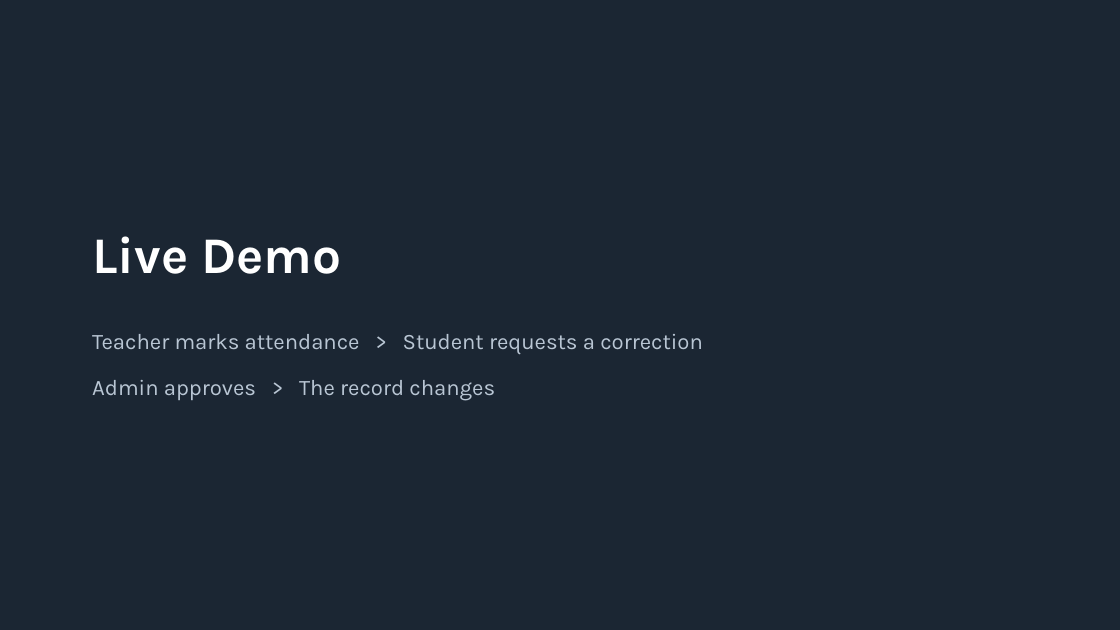
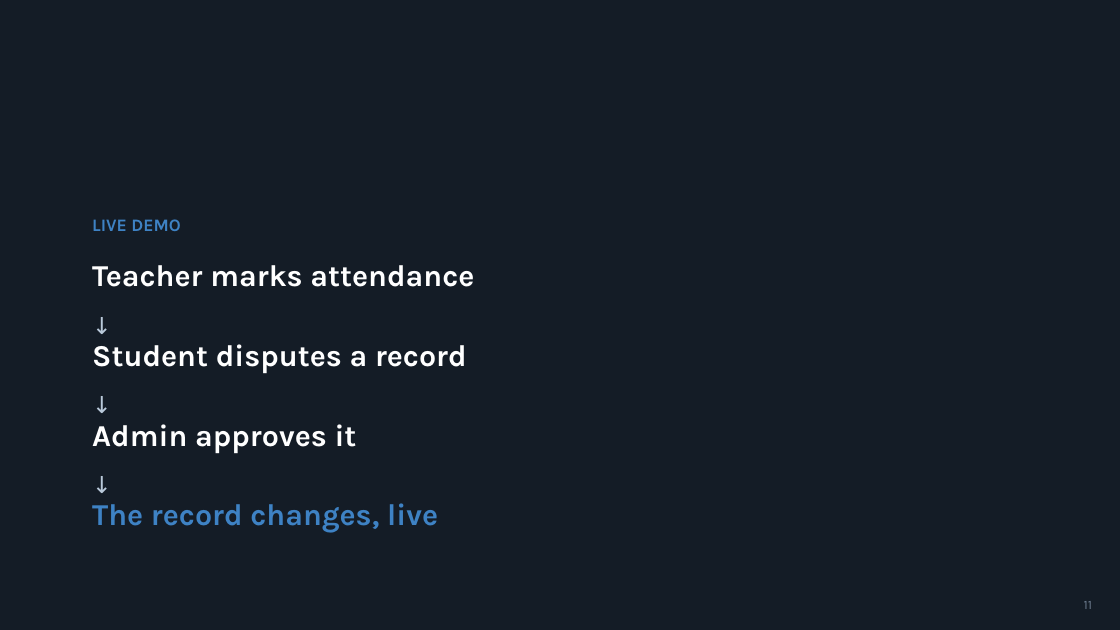
Before and after one commit to suleymantofik0-byte/attendance-system, a slide deck: slide 11 of Attendance-System-Presentation.pptx (slide 8 before the commit). Drawn at 1120x630 pixels with LibreOffice and Linux fonts; fonts in the diff are those of the drawing. Boxes give left, top, right and bottom in pixels: in the first picture for what was removed or moved away, otherwise in the second. Text is boxed around its words. In the diff, an @@ line names an element or a change of style, - is before the commit and + after.

```diff
--- a/Attendance-System-Presentation.pptx
+++ b/Attendance-System-Presentation.pptx
@@ background #1B2633 to #141C26 @@
@@ text at [92,219,180,231]: text changed; size 44 to 15 pt; text colour #FFFFFF to #3E82C4 @@
-Live Demo
+LIVE DEMO
@@ text at [92,265,474,287]: text changed; size 19 to 26 pt; text colour #B9C6D4 to #FFFFFF; bold on @@
-Teacher marks attendance > Student requests a correction
+Teacher marks attendance
@@ text added at [84,307,1033,349], 20 pt, text #B9C9DA @@
+↓
@@ text added at [92,344,467,374], 26 pt, text #FFFFFF, bold @@
+Student disputes a record
@@ text added at [84,386,1033,429], 20 pt, text #B9C9DA @@
+↓
@@ text at [92,424,357,454]: text changed; size 19 to 26 pt; text colour #B9C6D4 to #FFFFFF; bold on @@
-Admin approves > The record changes
+Admin approves it
@@ text added at [84,466,1033,508], 20 pt, text #B9C9DA @@
+↓
@@ text added at [92,503,438,533], 26 pt, text #3E82C4, bold @@
+The record changes, live
@@ text added at [1084,601,1092,609], 11 pt, text #6B7A8C @@
+11
```
Also in this commit, not shown: 4 other slides changed, 8 slides added, 5 slides removed, 3 other files.
